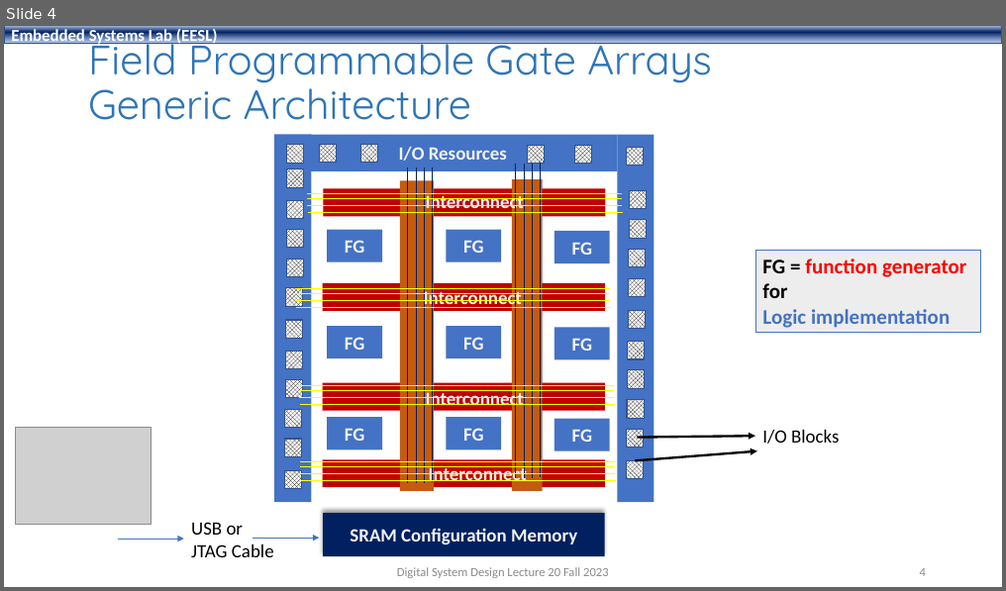
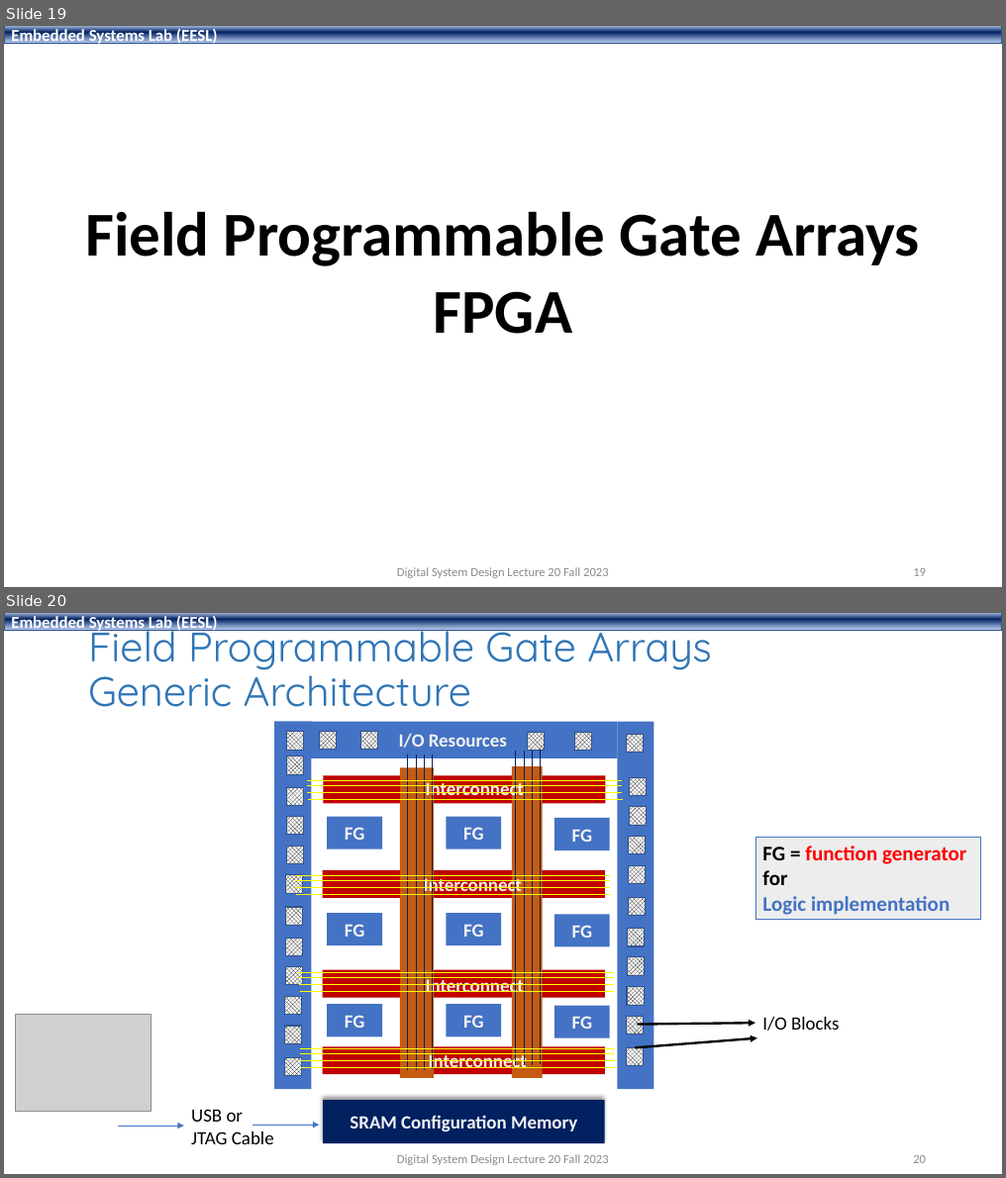
Before and after one commit to shahidmasud/shahidmasud.github.io, a slide deck: DSD_Lec20_Fall2023.ppsx. Shown one above the other, each under a label of ours: slide 4 before the commit, slides 19 and 20 after it. The pictures are 1006x591 and 1006x1178 pixels, drawn with LibreOffice and Linux fonts; fonts in the diff are those of the drawing; grey boxes stand for pictures; background and template pictures are left out. Boxes give left, top, right and bottom in pixels: in the first picture for what was removed or moved away, otherwise in the second. Text is boxed around its words. In the diff, an @@ line names an element or a change of style, - is before the commit and + after.

```diff
--- a/DSD_Lec20_Fall2023.ppsx
+++ b/DSD_Lec20_Fall2023.ppsx
@@ slide 19 added at (4,26,1002,587), background #FFFFFF; not listed: 1 template element that a slide beside it also shows @@
@@ text added at (85,211,920,334), 60 pt, text #000000, bold @@
+Field Programmable Gate Arrays
+FPGA
@@ text added at (397,568,608,578), 12 pt, text #8C8C8C @@
+Digital System Design Lecture 20 Fall 2023
@@ page number added at (913,569,926,576), 12 pt, text #8C8C8C @@
+19
@@ what was slide 4 is now slide 20 @@
@@ page number at (913,1156,926,1163): text changed @@
-4
+20
```
Also in this commit, not shown: 2 slides changed, 15 other slides added.
